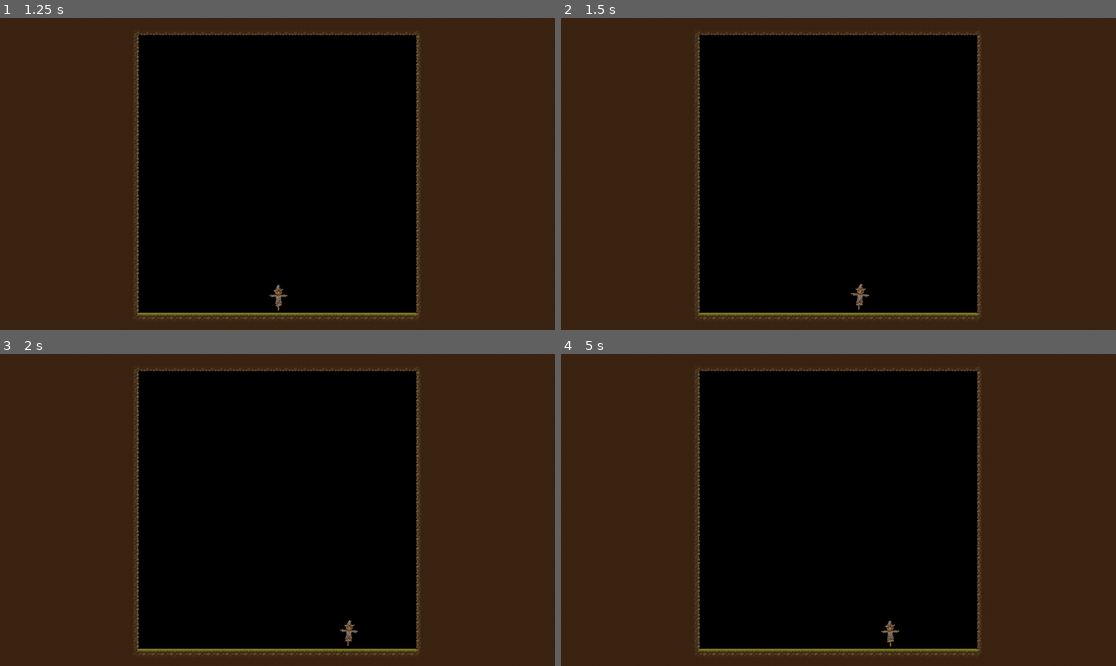
Above: before the commit, frames 1-4 (two rows, left to right).
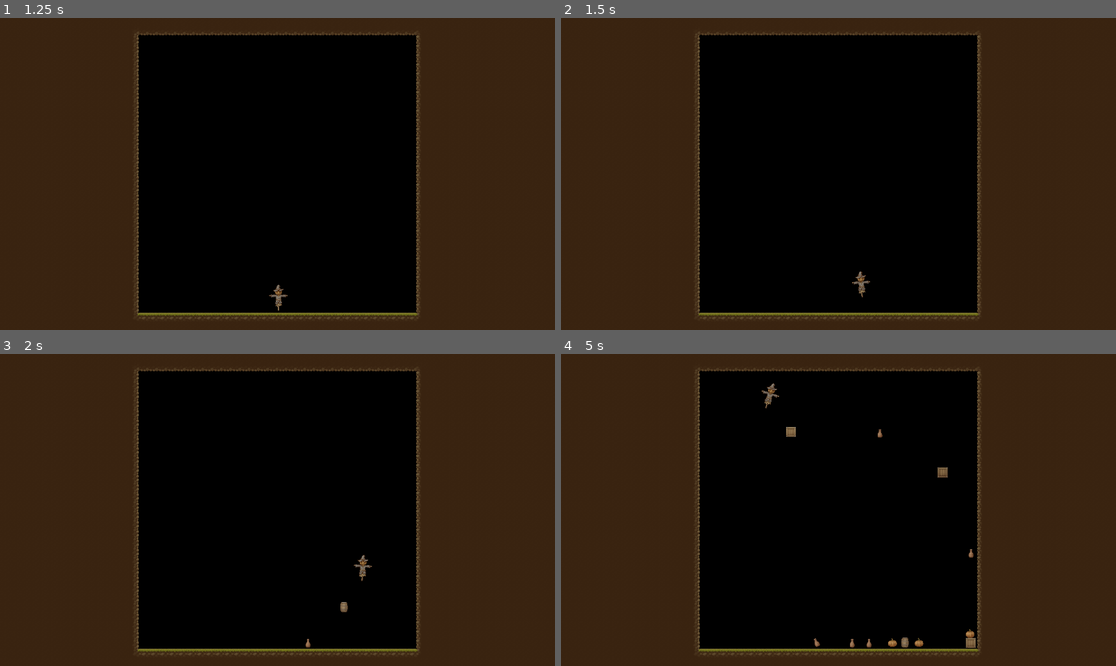
Above: after the commit, the same moments.

Repository: adudewithapc/piktiv-autumn-game-jam-2024
Game: Godot game, scene res://Scenes/Menu.tscn
Same seed, same stepped clock (60 frames per second), same inputs: the game is played once before the commit and once after it.
Inputs:
- Up to frame 1 (1.25 s): click "Play" at 0.5 s
- Up to frame 2 (1.5 s): hold Right (first_move_right) from 1.28 s (still down); tap Space (jump) at 1.35 s
- Up to frame 3 (2 s): keep holding Right (first_move_right); tap Space (jump) at 1.52, 1.82 s
- Up to frame 4 (5 s): release Right (first_move_right) at 2.03 s; hold Left (first_move_left) 2.03-2.78 s; tap Space (jump) at 2.1, 2.27, 2.57, 2.85, 3.6, 3.77, 4.07, 4.35, 4.52, 4.82 s; hold Right (first_move_right) 2.78-4.28 s; hold Left (first_move_left) from 4.28 s (still down)

Frame 1 is identical in both runs. In frame 2, 0.2% of the frame differs, in the area x 52-56%, y 81-94%; in frame 3, 0.3%; in frame 4, 0.6%, in the area x 36-75%, y 9-95%.

Commit message:
You now jump after having spawned an item

Diff:
--- a/Scripts/Player.gd
+++ b/Scripts/Player.gd
@@ -26,7 +26,9 @@
 	pass
 
 func jump():
-	apply_impulse(-transform.y * jump_height + get_gravity())
+	linear_velocity.y = 0
+	var jump_impulse := -transform.y * jump_height
+	apply_impulse(jump_impulse)
 
 func is_on_ground() -> bool:
 	return ground_raycast.is_colliding()
